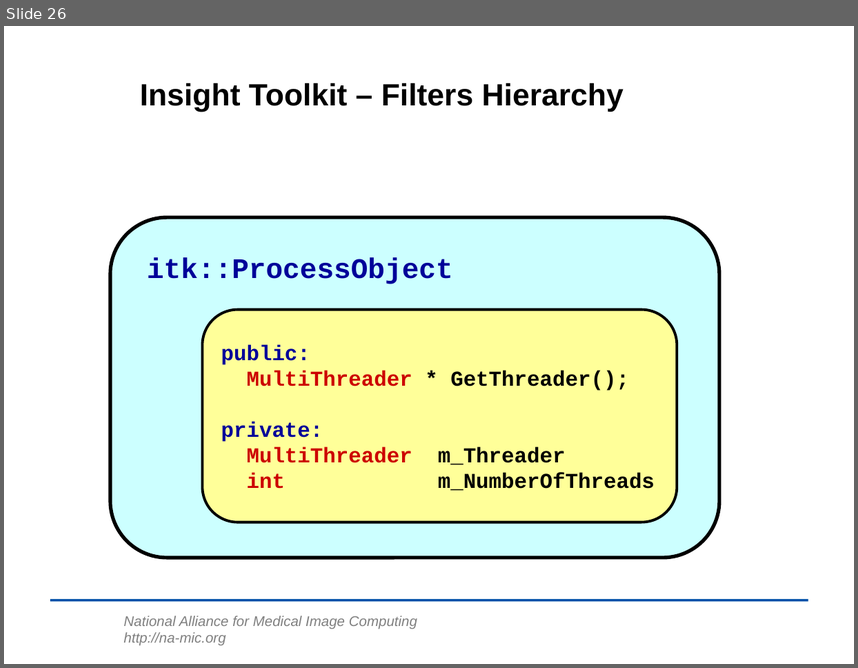
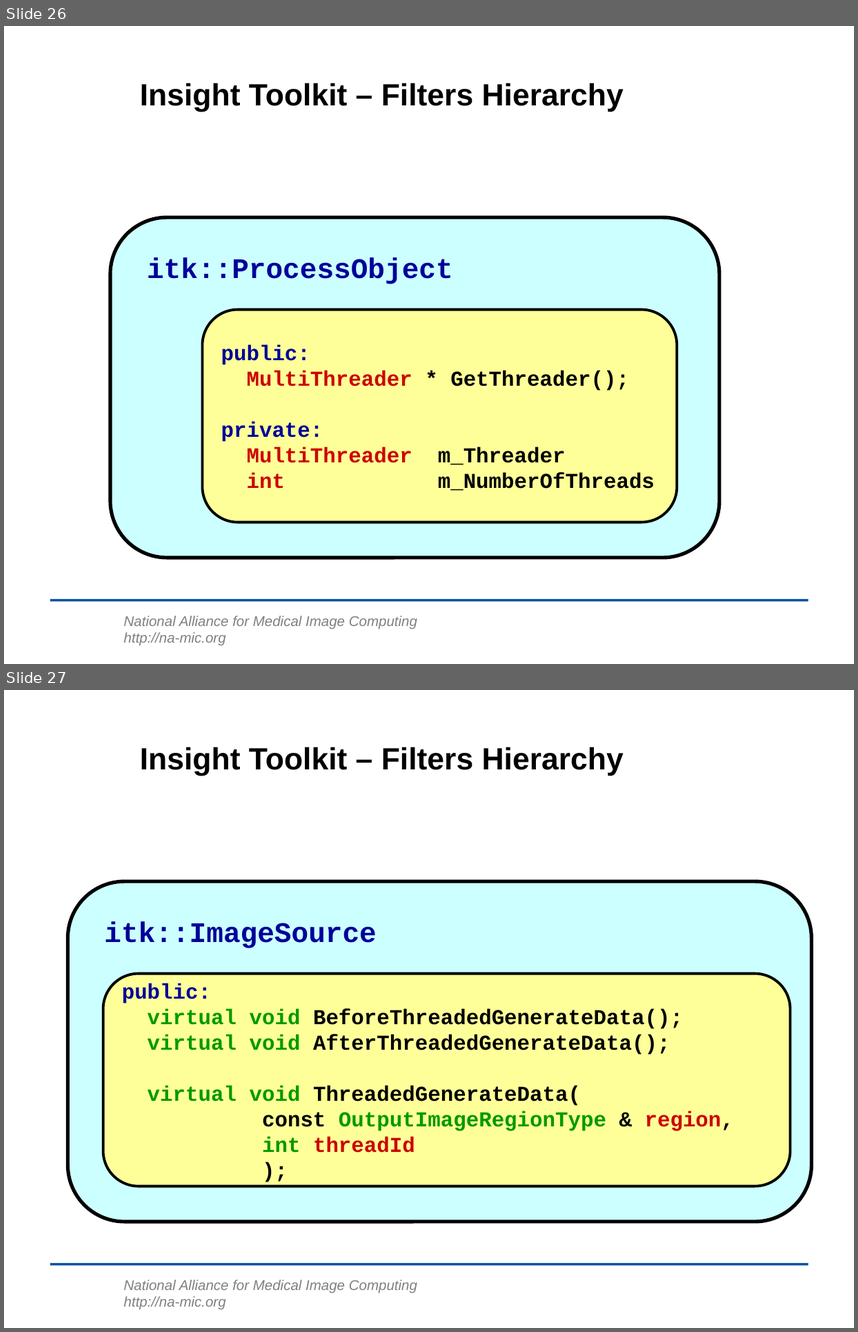
Before and after one commit to lheckemann/namic-sandbox, a slide deck: ITKAdvancedCourse/doc/presentations/Insight-MultiThreading.ppt. Shown one above the other, each under a label of ours: slide 26 before the commit, slides 26 and 27 after it. The pictures are 858x668 and 858x1332 pixels, drawn with LibreOffice and Linux fonts; fonts in the diff are those of the drawing; background and template pictures are left out. Boxes give left, top, right and bottom in pixels: in the first picture for what was removed or moved away, otherwise in the second. Text is boxed around its words. In the diff, an @@ line names an element or a change of style, - is before the commit and + after.

```diff
--- a/ITKAdvancedCourse/doc/presentations/Insight-MultiThreading.ppt
+++ b/ITKAdvancedCourse/doc/presentations/Insight-MultiThreading.ppt
@@ slide 27 added at (4,690,854,1328), background #FFFFFF; not listed: 2 template elements that a slide beside it also shows @@
@@ title added at (140,747,624,776), 26 pt, text #000000, bold @@
+Insight Toolkit – Filters Hierarchy
@@ rounded rectangle added at (67,881,811,1221), fill #CCFFFF, outline #000000 3 pt @@
@@ text added at (104,921,376,948), 24 pt, text #000099, bold @@
+itk::ImageSource
@@ rounded rectangle added at (103,973,791,1185), fill #FFFF99, outline #000000 2.24 pt, 18 pt, text #000000, bold @@
+public:
+virtual void BeforeThreadedGenerateData();
+virtual void AfterThreadedGenerateData();
+virtual void ThreadedGenerateData(
+const OutputImageRegionType & region,
+int threadId
+);
```
Also in this commit, not shown: 2 slides changed, 1 other slide added, 3 other files.
